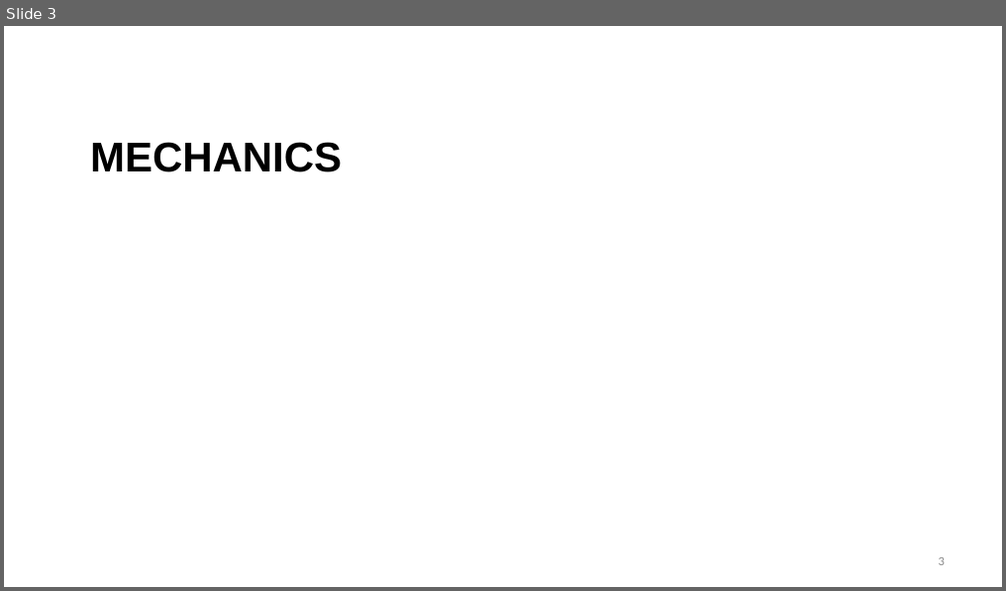
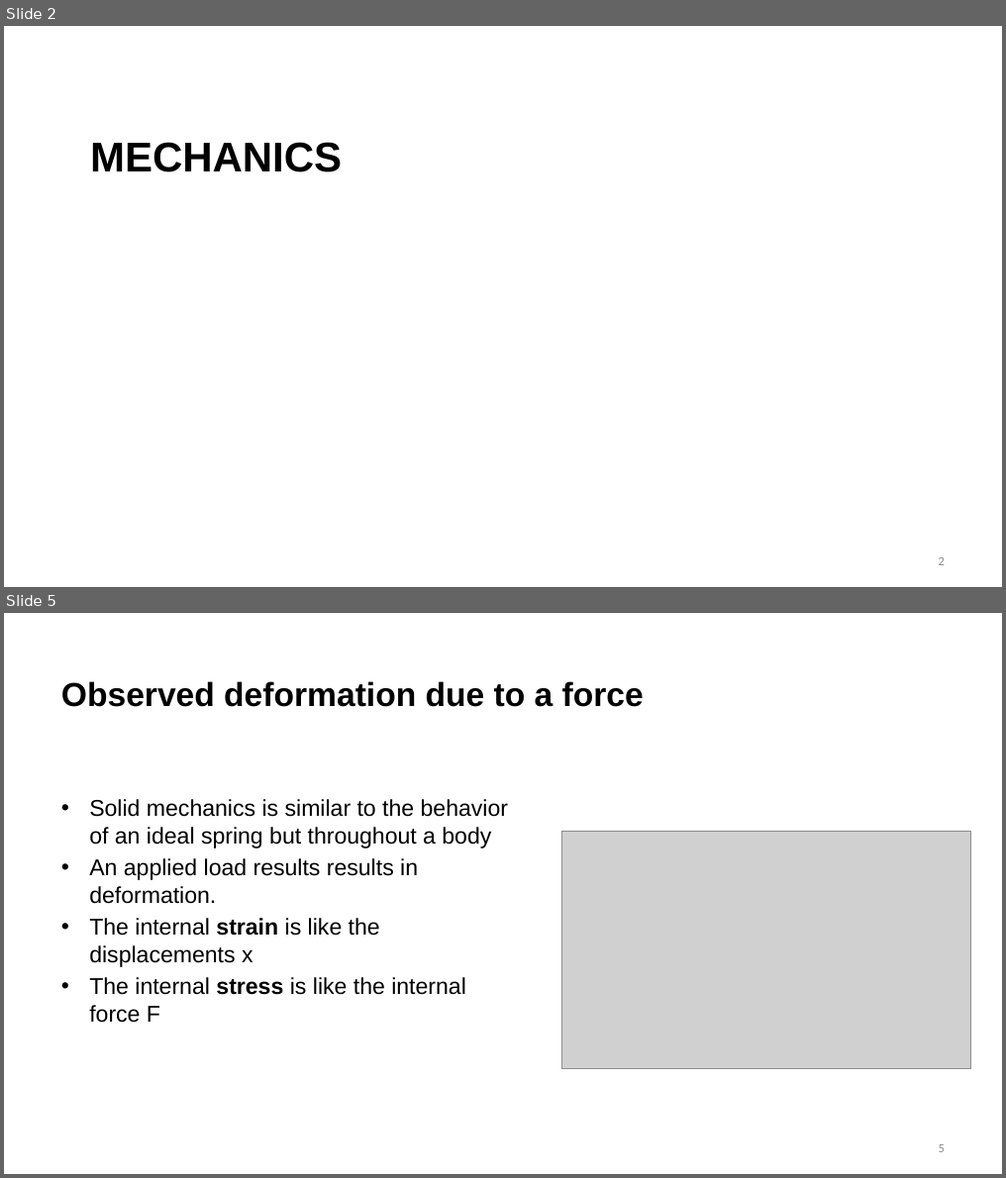
Before and after one commit to benbeeler/TEACHING, a slide deck: Nuclear_Fuel_Performance/NE533_Spring2026/Module2/Lec6_mechanics.pptx. Shown one above the other, each under a label of ours: slide 3 before the commit, slides 2 and 5 after it; the slides between them are not shown. The pictures are 1006x591 and 1006x1178 pixels, drawn with LibreOffice and Linux fonts; fonts in the diff are those of the drawing; grey boxes stand for pictures; background and template pictures are left out. Boxes give left, top, right and bottom in pixels: in the first picture for what was removed or moved away, otherwise in the second. Text is boxed around its words. In the diff, an @@ line names an element or a change of style, - is before the commit and + after.

```diff
--- a/Nuclear_Fuel_Performance/NE533_Spring2026/Module2/Lec6_mechanics.pptx
+++ b/Nuclear_Fuel_Performance/NE533_Spring2026/Module2/Lec6_mechanics.pptx
@@ slide 5 added at box(4, 613, 1002, 1174), background #FFFFFF @@
@@ title added at box(61, 681, 644, 707), 32 pt, text #000000, bold @@
+Observed deformation due to a force
@@ text added at box(89, 799, 508, 1023), 22 pt, text #000000 @@
+• Solid mechanics is similar to the behavior of an ideal spring but throughout a body
+• An applied load results results in deformation.
+• The internal strain is like the displacements x
+• The internal stress is like the internal force F
@@ picture added at box(561, 831, 970, 1069) @@
@@ page number added at box(939, 1145, 944, 1153), 12 pt, text #8C8C8C @@
+5
@@ what was slide 3 is now slide 2 @@
```
Also in this commit, not shown: 1 slide changed, 7 other slides added, 38 slides removed, 42 other files.
